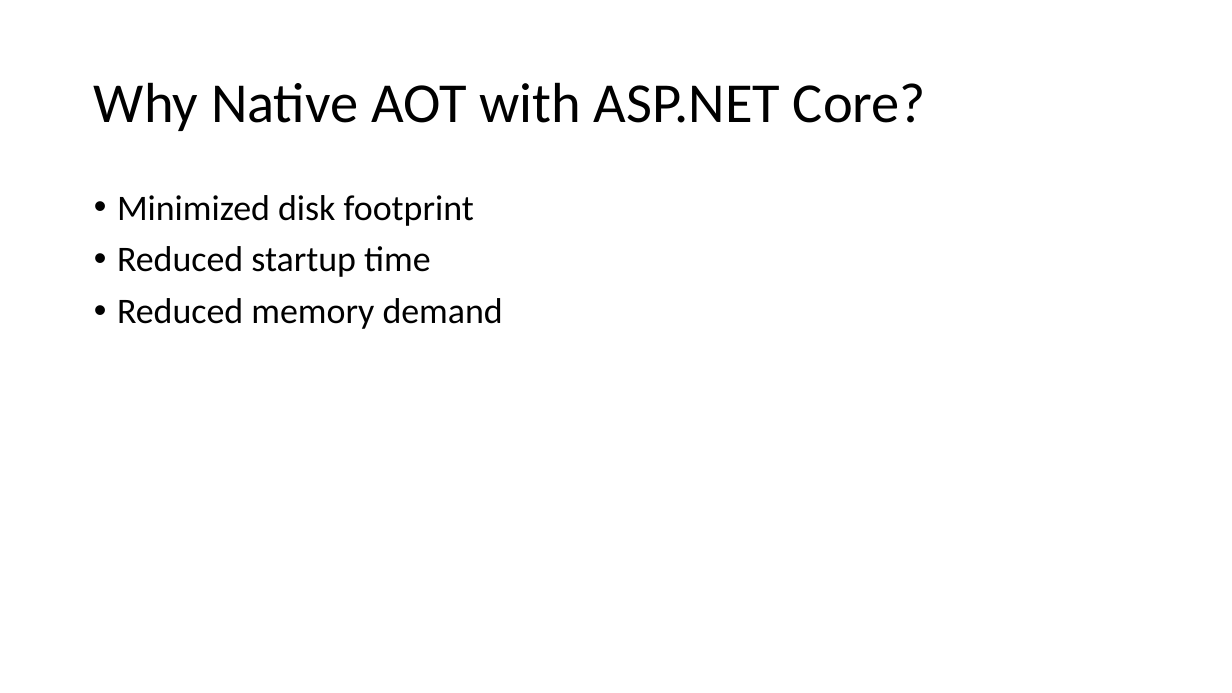
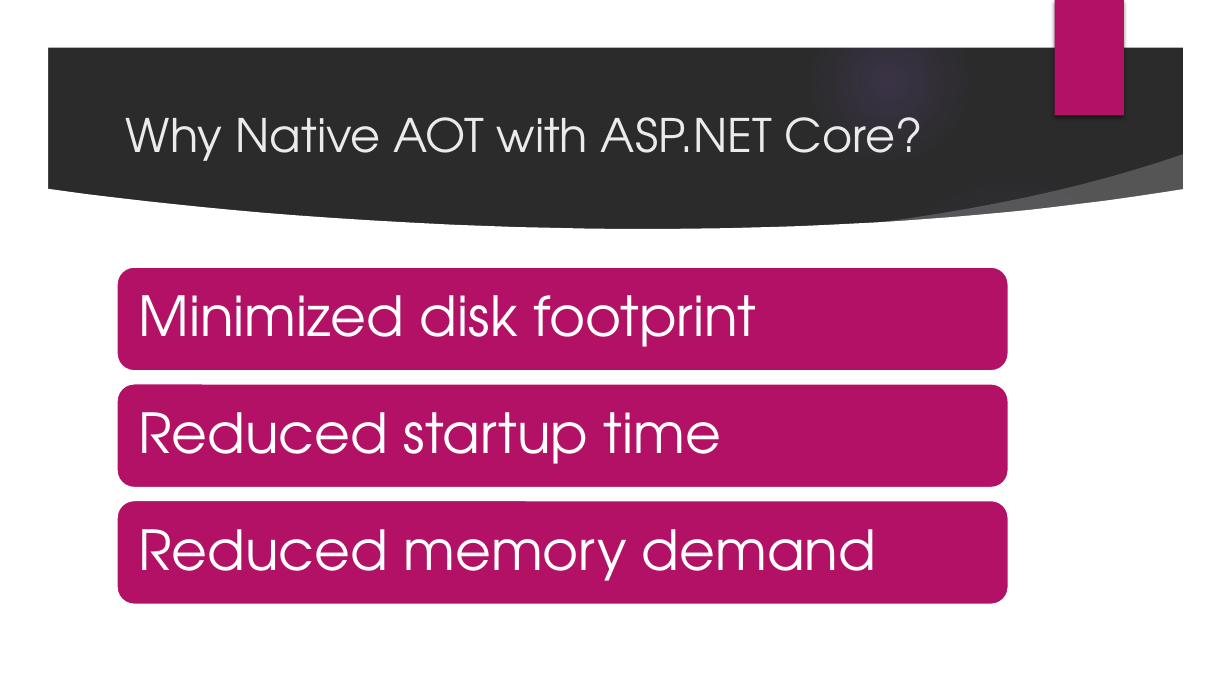
Before and after one commit to willvelida/talks, a slide deck: slide 6 of whats-new-cloud-native-dev-dotnet8/slide_deck.pptx. Drawn at 1232x693 pixels with LibreOffice and Linux fonts; fonts in the diff are those of the drawing; background and template pictures are left out; a plain dark background stands for a picture behind light text. Boxes give left, top, right and bottom in pixels: in the first picture for what was removed or moved away, otherwise in the second. Text is boxed around its words. In the diff, an @@ line names an element or a change of style, - is before the commit and + after.

```diff
--- a/whats-new-cloud-native-dev-dotnet8/slide_deck.pptx
+++ b/whats-new-cloud-native-dev-dotnet8/slide_deck.pptx
@@ background #FFFFFF to picture (left out) @@
@@ group added at bbox=[0, 0, 1232, 693]: 5 ellipses, 3 freeform shapes @@
@@ rectangle added at bbox=[1055, 0, 1124, 116], fill #B31166 @@
@@ title "Why Native AOT with ASP.NET ...": place and size @@
-title "Why Native AOT with ASP.NET ..." at bbox=[94, 82, 926, 131]
+title "Why Native AOT with ASP.NET ..." at bbox=[126, 117, 923, 161]
@@ title "Why Native AOT with ASP.NET ..." at bbox=[126, 117, 923, 161]: size 44 to 36 pt, font Calibri to TeX Gyre Adventor, text colour #000000 to #EBEBEB; line spacing 0.9 to 1 @@
@@ text removed at bbox=[117, 195, 503, 329] @@
-• Minimized disk footprint
-• Reduced startup time
-• Reduced memory demand
@@ group added at bbox=[116, 267, 1008, 604]: 3 rounded rectangles, 3 texts @@
+Minimized disk footprint
+Reduced startup time
+Reduced memory demand
```
Also in this commit, not shown: 17 other slides changed, 8 slides added, 4 other files.
